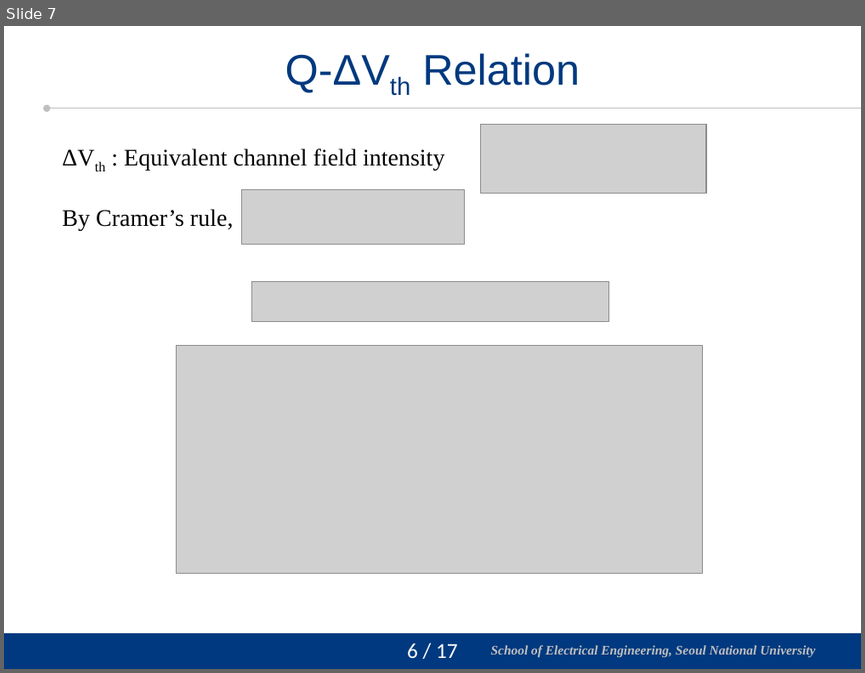
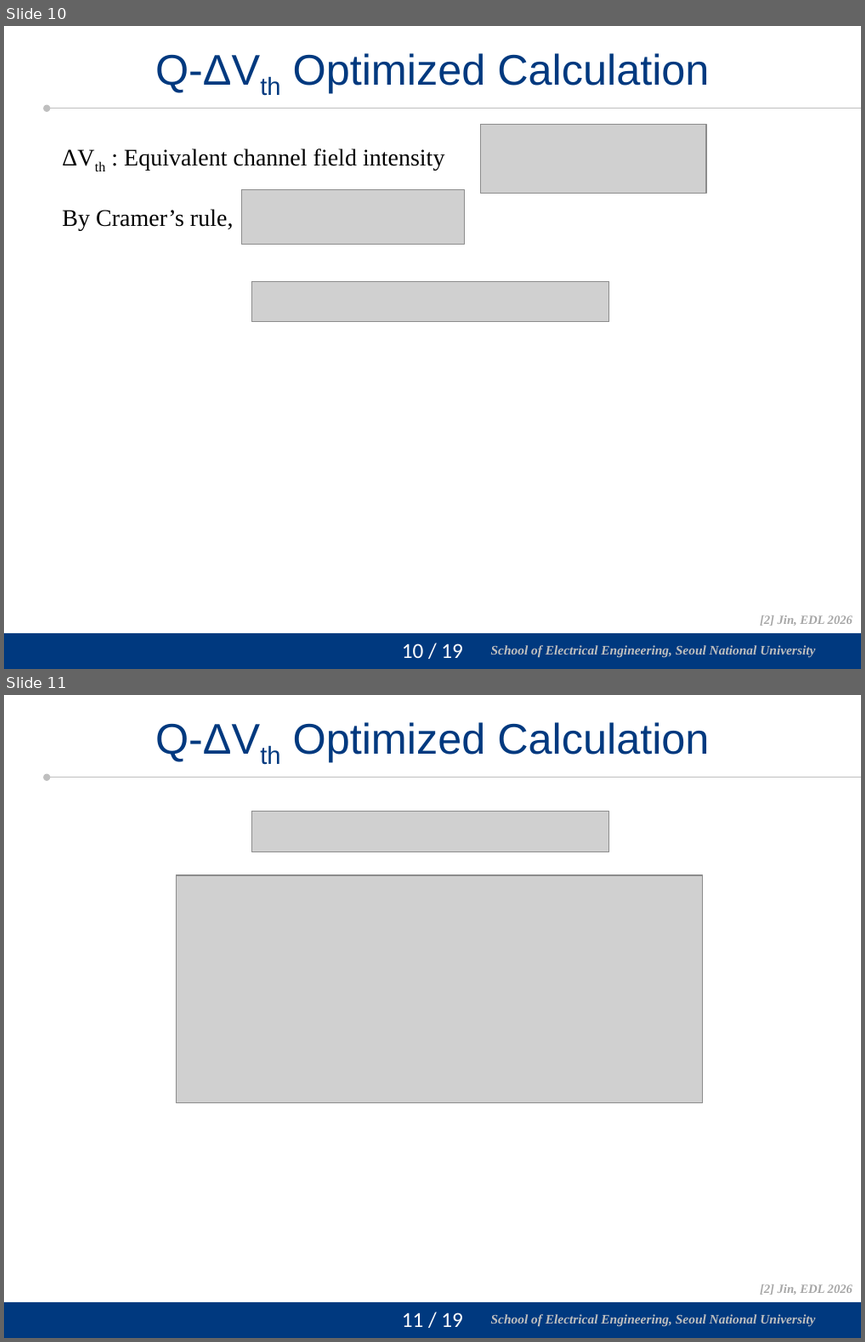
Before and after one commit to vectorcont62-dev/Graduation-SNU-MS, a slide deck: 진명 석사졸업 연구 정리.pptx. Shown one above the other, each under a label of ours: slide 7 before the commit, slides 10 and 11 after it. The pictures are 865x673 and 865x1342 pixels, drawn with LibreOffice and Linux fonts; fonts in the diff are those of the drawing; grey boxes stand for pictures; background and template pictures are left out. Boxes give left, top, right and bottom in pixels: in the first picture for what was removed or moved away, otherwise in the second. Text is boxed around its words. In the diff, an @@ line names an element or a change of style, - is before the commit and + after.

```diff
--- a/진명 석사졸업 연구 정리.pptx
+++ b/진명 석사졸업 연구 정리.pptx
@@ slide 11 added at bbox=[4, 695, 861, 1338], background #FFFFFF; not listed: 4 template elements that a slide beside it also shows @@
@@ title added at bbox=[155, 722, 709, 762], 36 pt, text #00397F @@
+Q-ΔVth Optimized Calculation
@@ picture added at bbox=[251, 811, 609, 851] @@
@@ picture added at bbox=[177, 875, 703, 1103] @@
@@ text added at bbox=[760, 1284, 852, 1294], 10.5 pt, text #A6A6A6, bold, italic @@
+[2] Jin, EDL 2026
@@ what was slide 7 is now slide 10 @@
@@ slide 10 changed as well @@
@@ title at bbox=[155, 53, 709, 93]: text changed @@
-Q-ΔVth Relation
+Q-ΔVth Optimized Calculation
@@ picture removed at bbox=[177, 345, 703, 573] @@
@@ text added at bbox=[760, 615, 852, 625], 10.5 pt, text #A6A6A6, bold, italic @@
+[2] Jin, EDL 2026
@@ page number at bbox=[402, 643, 463, 658]: text changed @@
-6 / 17
+10 / 19
```
Also in this commit, not shown: 12 other slides changed, 5 other slides added, 2 slides removed.
